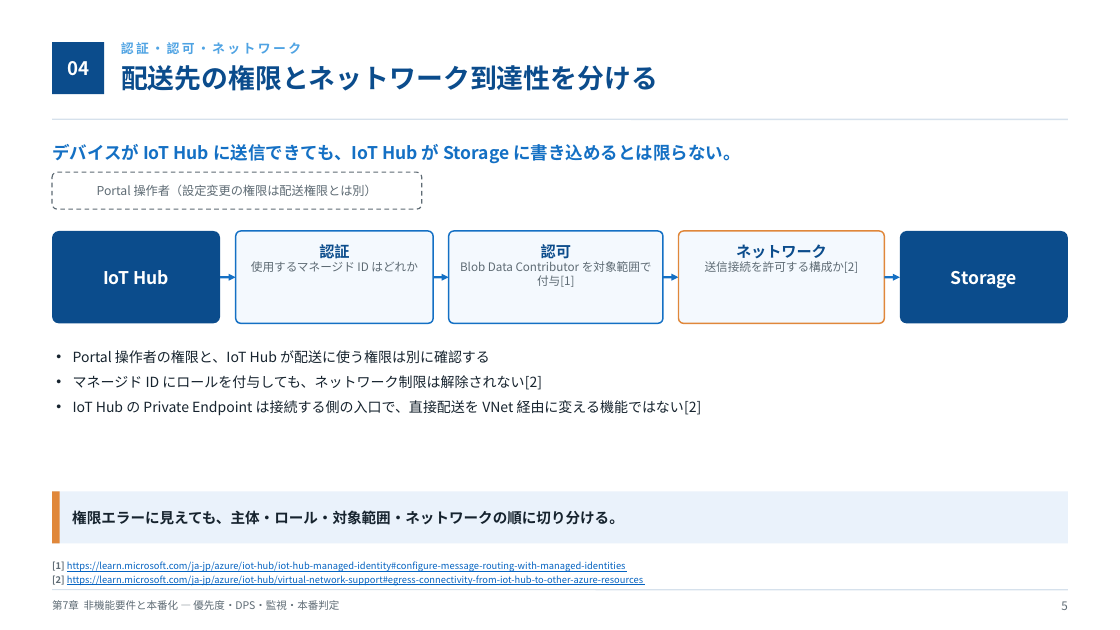
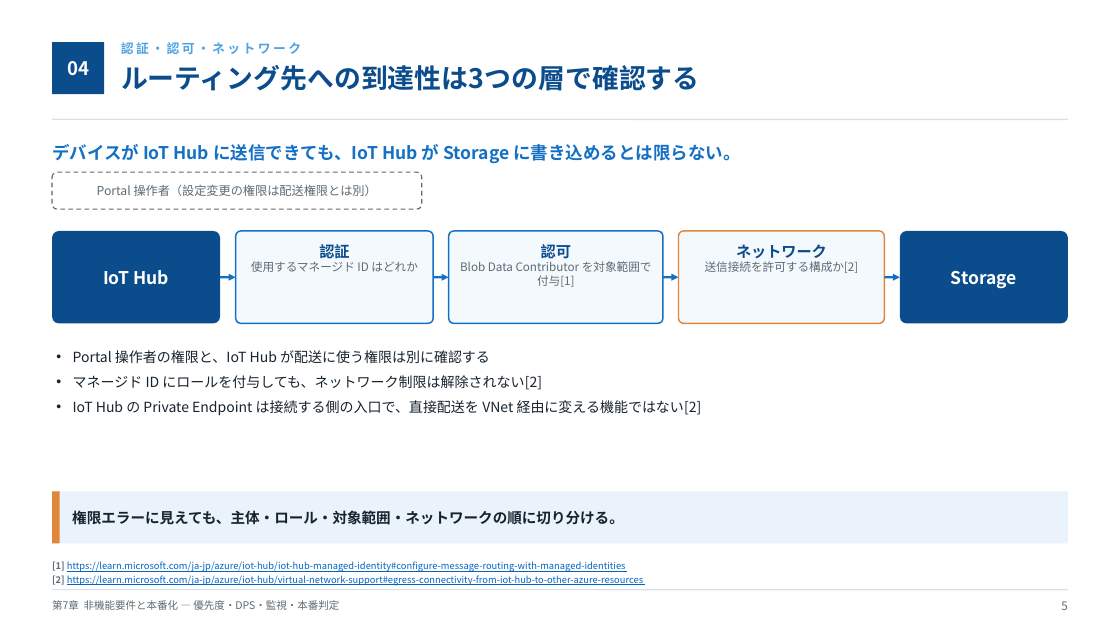
Before and after one commit to zukakosan/demo-azure-iot, a slide deck: slide 5 of docs/sections/07-non-functional-requirements/v1/v1-07-non-functional-requirements.pptx. Drawn at 1120x630 pixels with LibreOffice and Linux fonts; fonts in the diff are those of the drawing. Boxes give left, top, right and bottom in pixels: in the first picture for what was removed or moved away, otherwise in the second. Text is boxed around its words. In the diff, an @@ line names an element or a change of style, - is before the commit and + after.

```diff
--- a/docs/sections/07-non-functional-requirements/v1/v1-07-non-functional-requirements.pptx
+++ b/docs/sections/07-non-functional-requirements/v1/v1-07-non-functional-requirements.pptx
@@ text at (121, 65, 700, 91): text changed @@
-配送先の権限とネットワーク到達性を分ける
+ルーティング先への到達性は3つの層で確認する
```
Also in this commit, not shown: 7 other slides changed, 2 slides added, 1 slide removed, 4 other files.
